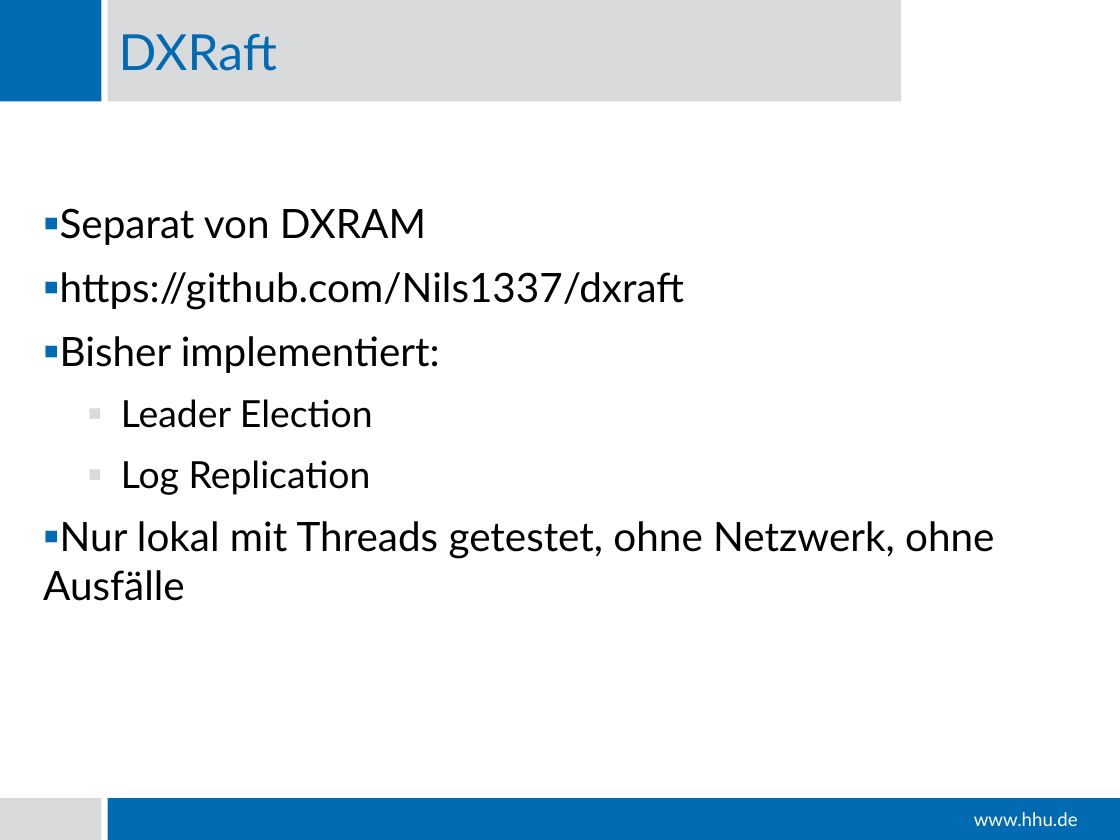
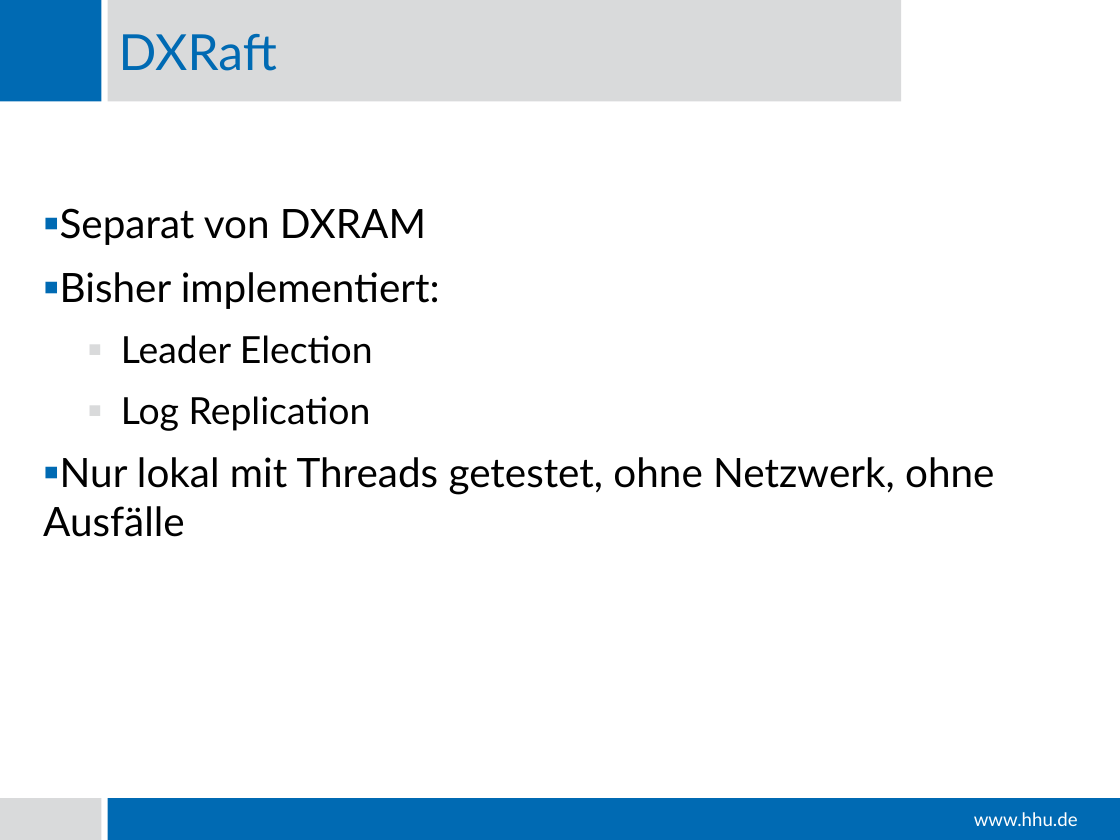
Before and after one commit to Nils1337/dxraft, a slide deck: slide 1 of doc/DXRaft.pptx. Drawn at 1120x840 pixels with LibreOffice and Linux fonts; fonts in the diff are those of the drawing; background and template pictures are left out. Boxes give left, top, right and bottom in pixels: in the first picture for what was removed or moved away, otherwise in the second. Text is boxed around its words. In the diff, an @@ line names an element or a change of style, - is before the commit and + after.

```diff
--- a/doc/DXRaft.pptx
+++ b/doc/DXRaft.pptx
@@ text at bbox=[60, 272, 684, 310]: paragraph removed @@
-▪ https://github.com/Nils1337/dxraft
```
Also in this commit, not shown: 2 other files.
